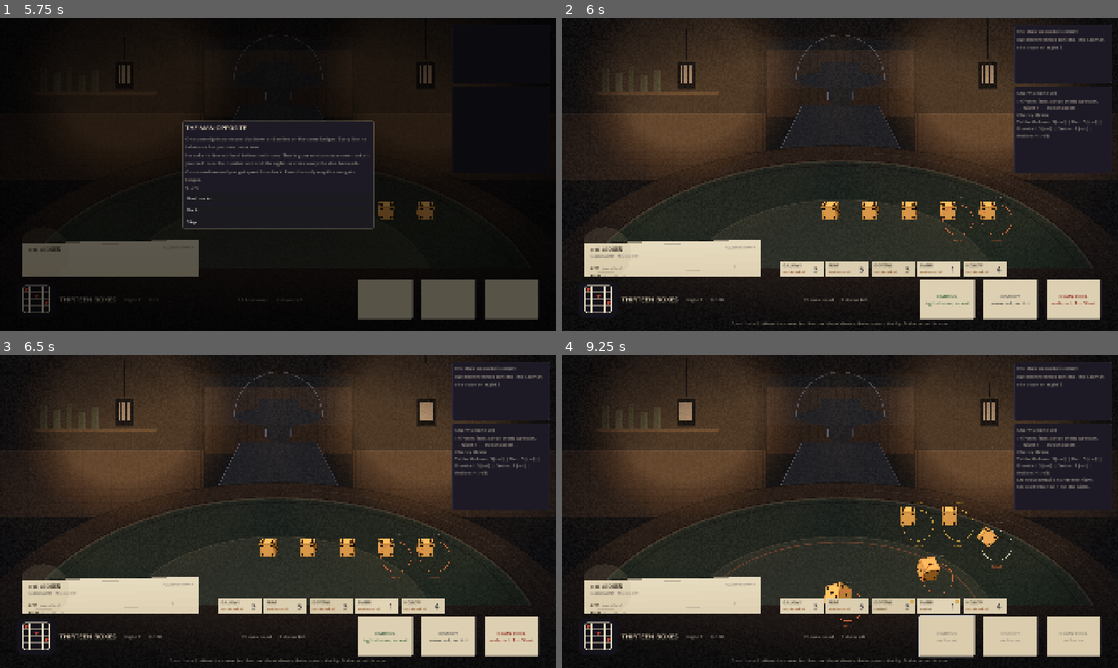
Above: before the commit, frames 1-4 (two rows, left to right).
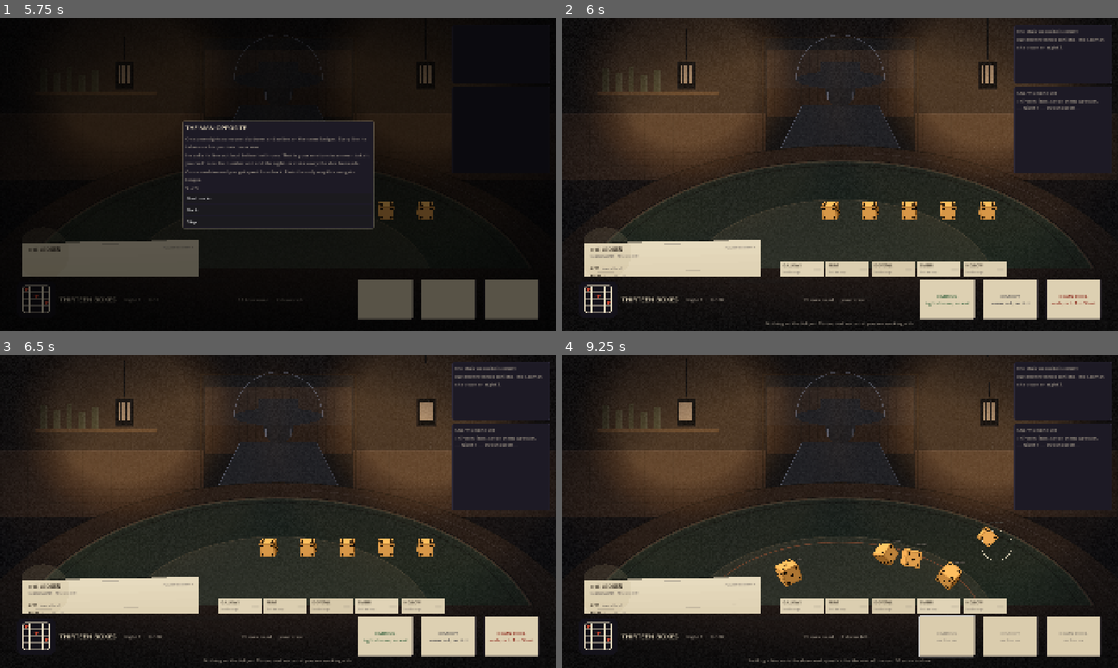
Above: after the commit, the same moments.

Repository: AdLgames/tugow
Game: Godot game, scene res://scenes/main.tscn
Two runs of this game, one before a commit and one after it. Both use one fixed random seed, a clock stepped at 60 frames per second and the inputs below.
Inputs (mouse positions are in pixels of both pictures, inside the frame that each line leads up to):
- Up to frame 1 (5.75 s): click (383, 299) at 0.52 s; click (450, 299) at 1.27 s; click (511, 299) at 2.02 s; click "Next" at 2.75 s; click "Next" at 3.5 s; click "Next" at 4.25 s; click "Next" at 5 s
- Up to frame 2 (6 s): click "Deal me in" at 5.75 s
- Up to frame 3 (6.5 s): no input
- Up to frame 4 (9.25 s): click (956, 555) at 6.52 s; click (995, 555) at 7.27 s; click "CAREFUL tight cluster, no rail" at 8 s; click (990, 558) at 8.77 s

Frame 1 is identical in both runs. In frame 2, 0.6% of the frame differs, in the area x 30-97%, y 30-99%; in frame 3, 0.6%; in frame 4, 2.6%.

Commit message:
Hold the felt bare until the first draw of a turn
A turn no longer throws for you. It opens with nothing on the table, no
scores to read and no line you can settle, and the first draw is a move
you make. Settling and previews stay shut until it lands.

Two things this uncovered:

- The stage was attached to the run after start_run, so the opening
  throw of a run never reached the simulation and only one die appeared
  to move. RunState.new_run now takes the stage and sets it first.
- Clearing the table between turns wiped staked dice too, which
  contradicts staking holding a face for the night, and a turn where
  every die was staked had nothing to throw and nothing to settle. Staked
  dice keep their face, stay down on the felt through the turn boundary,
  and a turn with nothing left to throw counts as already drawn.

The dice tray reads "in the cup" for a die that has not been thrown, and
the test drivers throw before they stake or settle.

Co-Authored-By: Claude Opus 5 <noreply@anthropic.com>
Claude-Session: https://claude.ai/code/session_01BzAKzGJTYJvNQcmYrQHVBo

Diff:
--- a/scripts/autoload/run_state.gd
+++ b/scripts/autoload/run_state.gd
@@ -18,8 +18,12 @@
 	load_meta()
 
 
-func new_run(seed_value: int = 0) -> Game:
+## `stage` is handed over before the run starts: attaching it afterwards left
+## the first throw of every run resolving on the model while the physical
+## dice sat untouched at the edge of the table.
+func new_run(seed_value: int = 0, stage = null) -> Game:
 	game = Game.new()
+	game.stage = stage
 	game.run_ended.connect(_on_run_ended)
 	game.floor_cleared.connect(_on_floor_cleared)
 	game.player_wrote.connect(_on_player_wrote)
--- a/scripts/core/game.gd
+++ b/scripts/core/game.gd
@@ -12,6 +12,8 @@
 signal thrown(result: Throw.Result)
 ## Emitted the moment the dice leave the hand, before they land.
 signal throw_began(strength: int)
+## A fresh turn, with nothing on the table yet.
+signal turn_started()
 signal dice_lost(dice: Array)
 signal adversary_declared(box: int)
 signal adversary_acted(line: String)
@@ -107,7 +109,23 @@
 	rerolls_left = Balance.rerolls_per_turn
 	turn_rolled = false
 	pool.begin_turn("player")
-	throw()
+	# The felt starts bare. Nothing is on it and nothing can be settled until
+	# you have thrown — the first draw of the turn is yours to make. Staked
+	# dice are the exception: they were sealed for the night and keep the face
+	# they were sealed on.
+	for die in pool.table:
+		if die.locked:
+			continue
+		die.value = 0
+		die.second_value = 0
+		die.zone = Throw.Zone.POT
+	# With every die staked there is nothing left to throw, so the faces on
+	# the felt are already the hand. Count the turn as drawn or the night
+	# deadlocks with no legal move.
+	if not can_throw():
+		turn_rolled = true
+	turn_started.emit()
+	state_changed.emit()
 
 
 ## Throw strength is the main risk dial: soft never reaches the rail, hard
@@ -137,7 +155,7 @@
 		dice_in_the_air = true
 		state_changed.emit()
 		stage.begin_throw(throw_strength, _throw_seeds.randi(),
-			_staked_dice(), _thrown_ids())
+			staked_dice(), _thrown_ids())
 		return
 	last_throw = pool.throw_table(throw_strength, has_charm(&"long_throw"))
 	_finish_throw(pushed)
@@ -154,7 +172,7 @@
 
 
 ## Staked dice are not thrown: the stage sets them down showing their face.
-func _staked_dice() -> Array:
+func staked_dice() -> Array:
 	var held: Array = []
 	for die in pool.table:
 		if die.locked and not die.lost:
@@ -218,6 +236,11 @@
 
 
 ## Every die on the table is locked or gone: there is nothing to throw.
+## Draws left this turn, including the first one if it has not been made.
+func draws_left() -> int:
+	return rerolls_left + (0 if turn_rolled else 1)
+
+
 func can_throw() -> bool:
 	for d in pool.table:
 		if not d.locked and not d.lost:
@@ -253,6 +276,8 @@
 
 
 func preview(box: int) -> int:
+	if not turn_rolled:
+		return 0
 	var values := table_values()
 	var base := int(round(Scoring.score(box, values) * Throw.rail_multiplier(pool.table)))
 	for c in charms:
@@ -272,6 +297,9 @@
 ## Write into a box. This is the turn: one roll, one box, gone for the run.
 func write_box(box: int) -> void:
 	if phase != Phase.TURN or not card.is_open(box):
+		return
+	# You settle a line against dice. Before the first throw there are none.
+	if not turn_rolled:
 		return
 	var values := table_values()
 	var value := preview(box)
--- a/scripts/core/throw.gd
+++ b/scripts/core/throw.gd
@@ -114,6 +114,15 @@
 ## the physics path cannot drift from it.
 static func zone_for_radius(radius: float) -> int:
 	return ThrowContract.zone_for_radius(radius)
+
+
+## How many of these dice are sealed for the night.
+static func staked_count(dice: Array[Die]) -> int:
+	var n := 0
+	for d in dice:
+		if d.locked and not d.lost:
+			n += 1
+	return n
 
 
 ## How many of these dice took the rail double.
--- a/scripts/dice3d/dice_sim.gd
+++ b/scripts/dice3d/dice_sim.gd
@@ -93,6 +93,22 @@
 		add_child(body)
 		body.global_position = Vector3(-3.0 + i * 1.2, 6.0, 0.0)
 		bodies.append(body)
+
+
+## Set staked dice down on the felt without throwing anything. Between turns
+## the only dice on the table are the ones sealed for the night, and they must
+## still be there to look at — and to score from.
+func show_held(held: Array) -> void:
+	var ids: Array = []
+	for entry in held:
+		ids.append(int(entry["id"]))
+	spawn(ids.size(), ids)
+	for i in bodies.size():
+		var entry: Dictionary = held[i]
+		var spot: Vector2 = entry["position"]
+		bodies[i].cocked_on = -1
+		bodies[i].rest_at(Vector3(spot.x * LIP_RADIUS, DIE_SIZE * 0.5, spot.y * LIP_RADIUS),
+			int(entry["value"]))
 
 
 ## Throw `dice` at the given strength. Same seed and same strength produce the
--- a/scripts/dice3d/dice_stage.gd
+++ b/scripts/dice3d/dice_stage.gd
@@ -126,6 +126,16 @@
 		body.add_child(mesh)
 
 
+## Take every die off the table. A turn begins with nothing on the felt.
+func clear_table() -> void:
+	sim.spawn(0)
+
+
+## Leave only the staked dice on the felt, resting on their sealed faces.
+func show_held(held: Array) -> void:
+	sim.show_held(held)
+
+
 func is_throwing() -> bool:
 	return _throwing
 
--- a/scripts/ui/dice_tray.gd
+++ b/scripts/ui/dice_tray.gd
@@ -66,6 +66,9 @@
 
 
 func _state_of(die: Die) -> Array:
+	# Before the first throw a die is not anywhere on the table yet.
+	if die.value <= 0 and not die.lost:
+		return ["in the cup", Color(0.10, 0.08, 0.13, 0.40)]
 	if die.lost:
 		return ["in the dirt", ThemeColors.ADVERSARY]
 	if die.locked:
--- a/scripts/ui/ledger_view.gd
+++ b/scripts/ui/ledger_view.gd
@@ -251,7 +251,8 @@
 ## Nothing here is written yet: ghosted pencil, out in the margin, and a zero
 ## barely there at all — six zeros in the score column read as real entries.
 func _draw_preview(box: int, font: Font, baseline: float, best: int) -> void:
-	if game.phase != Game.Phase.TURN:
+	if game.phase != Game.Phase.TURN or not game.turn_rolled:
+		# Nothing has been thrown, so there is nothing a line would score.
 		return
 	var value := game.preview(box)
 	var text := str(value) if value > 0 else "—"
--- a/scripts/ui/main.gd
+++ b/scripts/ui/main.gd
@@ -357,15 +357,15 @@
 
 
 func _start_run() -> void:
-	game = RunState.new_run()
+	game = RunState.new_run(0, _stage)
 	game.state_changed.connect(_refresh)
 	game.log_emitted.connect(_on_log)
 	game.run_ended.connect(_on_run_ended)
 	game.floor_cleared.connect(_on_floor_cleared)
 	game.thrown.connect(_on_thrown)
 	game.throw_began.connect(_on_throw_began)
+	game.turn_started.connect(_on_turn_started)
 	if _stage != null:
-		game.stage = _stage
 		if not _stage.throw_settled.is_connected(_on_stage_settled):
 			_stage.throw_settled.connect(_on_stage_settled)
 	_ledger.bind(game)
@@ -380,6 +380,20 @@
 func _on_floor_cleared(_floor_number: int, _reclaimed: Array) -> void:
 	if game.phase == Game.Phase.BENCH:
 		_show_bench()
+
+
+## A fresh turn: the felt is cleared and nothing is scoreable until the
+## player has thrown.
+func _on_turn_started() -> void:
+	if _stage != null:
+		# Bare felt for a fresh turn — except for dice staked for the night,
+		# which stay down on the faces they were sealed on.
+		var held := game.staked_dice()
+		if held.is_empty():
+			_stage.clear_table()
+		else:
+			_stage.show_held(held)
+	_refresh()
 
 
 func _on_throw_began(_strength: int) -> void:
@@ -561,7 +575,7 @@
 func _on_box_pressed(box: int) -> void:
 	if game == null or game.phase != Game.Phase.TURN or not game.card.is_open(box):
 		return
-	if game.dice_in_the_air:
+	if game.dice_in_the_air or not game.turn_rolled:
 		return
 	var value := game.preview(box)
 	_clear_overlay("%s for %d" % [Scoring.box_name(box), value])
@@ -645,9 +659,13 @@
 		view.queue_free()
 	_die_views.clear()
 	_scene.rolling_bounds = _clear_felt()
+	# Before the draw the felt is bare, save for dice staked for the night:
+	# they are already down, and their faces still count.
 	var live: Array = []
 	for d in game.pool.table:
-		if not d.lost:
+		if d.lost:
+			continue
+		if game.turn_rolled or d.locked:
 			live.append(d)
 	var physical: bool = _stage != null and game.stage == _stage
 	for placement in _scene.place_dice(live):
@@ -675,7 +693,7 @@
 
 func _refresh_throw_buttons() -> void:
 	var frozen := not game.can_throw()
-	var throws_left := game.rerolls_left
+	var throws_left := game.draws_left()
 	var free := game.free_dice_on_table()
 	for strength in _throw_buttons.size():
 		var button := _throw_buttons[strength]
@@ -717,6 +735,8 @@
 		_ledger.set_drawer(true)
 	_scene.dim_table = _ledger.urgent
 	_draws_label.text = "%d %s left" % [maxi(0, throws_left), "draw" if throws_left == 1 else "draws"]
+	if not game.turn_rolled and game.phase == Game.Phase.TURN:
+		_draws_label.text = "your draw"
 	_draws_label.add_theme_color_override("font_color",
 		ThemeColors.DECLARED if out_of_draws else ThemeColors.INK_DIM)
 
@@ -785,6 +805,10 @@
 func _hint() -> String:
 	if game.phase != Game.Phase.TURN:
 		return ""
+	if not game.turn_rolled:
+		if Throw.staked_count(game.pool.table) > 0:
+			return "Only your staked dice are down. Throw the rest, and see what you are working with."
+		return "Nothing on the felt yet. Throw, and see what you are working with."
 	if not game.can_throw() or game.rerolls_left <= 0:
 		if _table_is_empty():
 			return "Every die is in the dirt. Settle a line — it will take nothing, and it is still gone for the run."
--- a/tests/invariants.gd
+++ b/tests/invariants.gd
@@ -108,14 +108,18 @@
 
 	# A turn always has a legal move: something to throw, or a line to settle.
 	if game.phase == Game.Phase.TURN:
-		var can_act := game.can_throw() and game.rerolls_left > 0
-		_expect(can_act or card.open_count() > 0,
+		var can_act := game.can_throw() and game.draws_left() > 0
+		_expect(can_act or (game.turn_rolled and card.open_count() > 0),
 			"%s: a turn with nothing to throw and nothing to settle" % tag)
 
 
 func _random_turn(game: Game, seed_value: int) -> void:
 	var rng := RandomNumberGenerator.new()
 	rng.seed = seed_value
+	# Nothing can be settled before the dice have been thrown.
+	if not game.turn_rolled:
+		game.throw(rng.randi_range(0, 2))
+		return
 	if game.rerolls_left > 0 and game.can_throw() and rng.randf() < 0.7:
 		game.throw(rng.randi_range(0, 2))
 		return
@@ -178,7 +182,7 @@
 			if entry["lost"]:
 				continue
 			expected += 1
-			if int(entry["cocked_on"]) != -1:
+			if int(entry["second_value"]) > 0:
 				expected += 1
 		_expect(ThrowContract.values_of(records).size() == expected,
 			"model throw %d: the resolver reads the wrong number of faces" % i)
--- a/tests/tests.gd
+++ b/tests/tests.gd
@@ -144,6 +144,7 @@
 func _test_locking_narrows_the_table() -> void:
 	var game := Game.new()
 	game.start_run(1234)
+	game.throw()
 	var first_size := game.pool.table.size()
 	check(first_size == Balance.dice_per_roll, "you roll five dice")
 	game.lock_die(game.pool.table[0])
@@ -280,6 +281,7 @@
 	game.start_run(555)
 	game.adversary = AdversaryRoster.Taxman.new()
 	game.adversary.on_duel_start(game)
+	game.throw()
 	var target := game.adversary.declare(game)
 	var denials: Array = []
 	game.player_wrote.connect(func(box, _value, denied): denials.append([box, denied]))
@@ -295,6 +297,7 @@
 	# Captured through an array: GDScript lambdas copy plain locals.
 	var phase_at_signal: Array[int] = []
 	game.floor_cleared.connect(func(_n, _r): phase_at_signal.append(game.phase))
+	game.throw()
 	game.floor_score = game.threshold
 	game.write_box(Scoring.Box.CHANCE)
 	check(phase_at_signal.size() == 1 and phase_at_signal[0] == Game.Phase.BENCH,
@@ -358,6 +361,7 @@
 func _test_lock_out_guard() -> void:
 	var game := Game.new()
 	game.start_run(31)
+	game.throw()
 	check(game.free_dice_on_table() == Balance.dice_per_roll, "five free dice to start")
 	while game.free_dice_on_table() > 1:
 		for d in game.pool.table:
@@ -565,6 +569,7 @@
 func _test_lost_dice_are_floor_long() -> void:
 	var game := Game.new()
 	game.start_run(808)
+	game.throw()
 	# Pick a die that is actually on the table with a face on it: the opening
 	# throw can already have put one in the dirt, and a die that was never
 	# worth anything cannot demonstrate that losing it costs you something.
--- a/tools/curve_report.gd
+++ b/tools/curve_report.gd
@@ -169,6 +169,9 @@
 		if game.phase == Game.Phase.BENCH:
 			game.leave_bench()
 			continue
+		# The table starts empty each turn: throw before reading it.
+		if not game.turn_rolled:
+			game.throw()
 		for d in game.pool.table:
 			if d.value >= 5:
 				game.lock_die(d)
--- /dev/null
+++ b/tools/first_throw_shot.gd
@@ -0,0 +1,55 @@
+extends Node
+## The table before the first draw, and after it.
+##   xvfb-run godot --path . res://tools/first_throw_shot.tscn -- --dir=/tmp/shots
+
+var _dir := "."
+var _main: Control
+
+
+func _ready() -> void:
+	for arg in OS.get_cmdline_user_args():
+		if arg.begins_with("--dir="):
+			_dir = arg.substr(6)
+	DirAccess.make_dir_recursive_absolute(_dir)
+	Balance.use_physics_dice = true
+	_main = load("res://scenes/main.tscn").instantiate()
+	add_child(_main)
+	await get_tree().process_frame
+	for _i in 8:
+		if not _press("Next"):
+			break
+	if not _press("Deal me in"):
+		_press("Sit down")
+	for _i in 6:
+		await get_tree().process_frame
+	await _shot("01_before_the_draw")
+
+	var game: Game = _main.game
+	print("before: turn_rolled=%s table_ids=%s" % [game.turn_rolled, str(game._thrown_ids())])
+	_main._throw_buttons[Throw.Strength.MEDIUM].pressed.emit()
+	var waited := 0.0
+	while game.dice_in_the_air and waited < 12.0:
+		waited += get_process_delta_time()
+		await get_tree().process_frame
+	for _i in 20:
+		await get_tree().process_frame
+	var moved := 0
+	for body in game.stage.sim.bodies:
+		if body.global_position.y < 4.0:
+			moved += 1
+	print("after: %d of %d bodies came down onto the table" % [moved, game.stage.sim.bodies.size()])
+	await _shot("02_after_the_draw")
+	get_tree().quit(0)
+
+
+func _press(prefix: String) -> bool:
+	for child in _main._overlay_body.get_children():
+		if child is Button and child.text.begins_with(prefix) and not child.disabled:
+			child.pressed.emit()
+			return true
+	return false
+
+
+func _shot(name: String) -> void:
+	await RenderingServer.frame_post_draw
+	get_viewport().get_texture().get_image().save_png("%s/%s.png" % [_dir, name])
--- /dev/null
+++ b/tools/first_throw_shot.tscn
@@ -0,0 +1,6 @@
+[gd_scene load_steps=2 format=3]
+
+[ext_resource type="Script" path="res://tools/first_throw_shot.gd" id="1_ft"]
+
+[node name="FirstThrowShot" type="Node"]
+script = ExtResource("1_ft")
Not shown, added: tools/first_throw_shot.gd.uid
